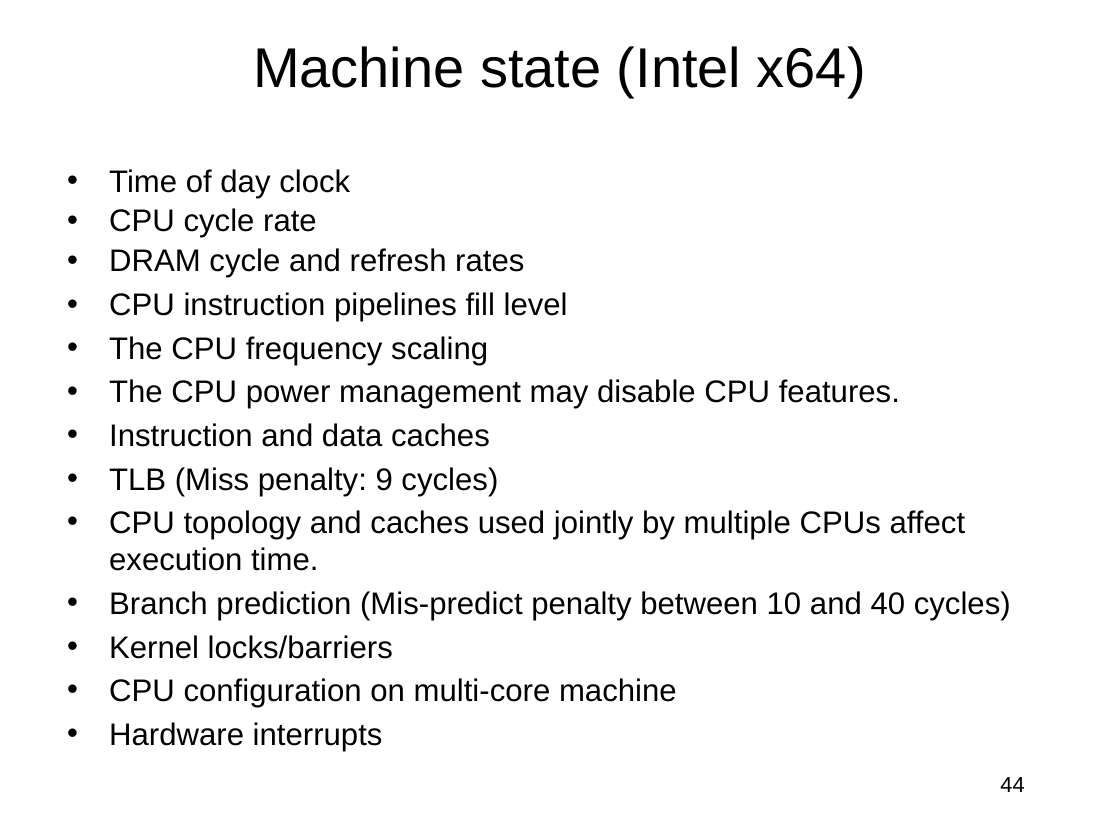
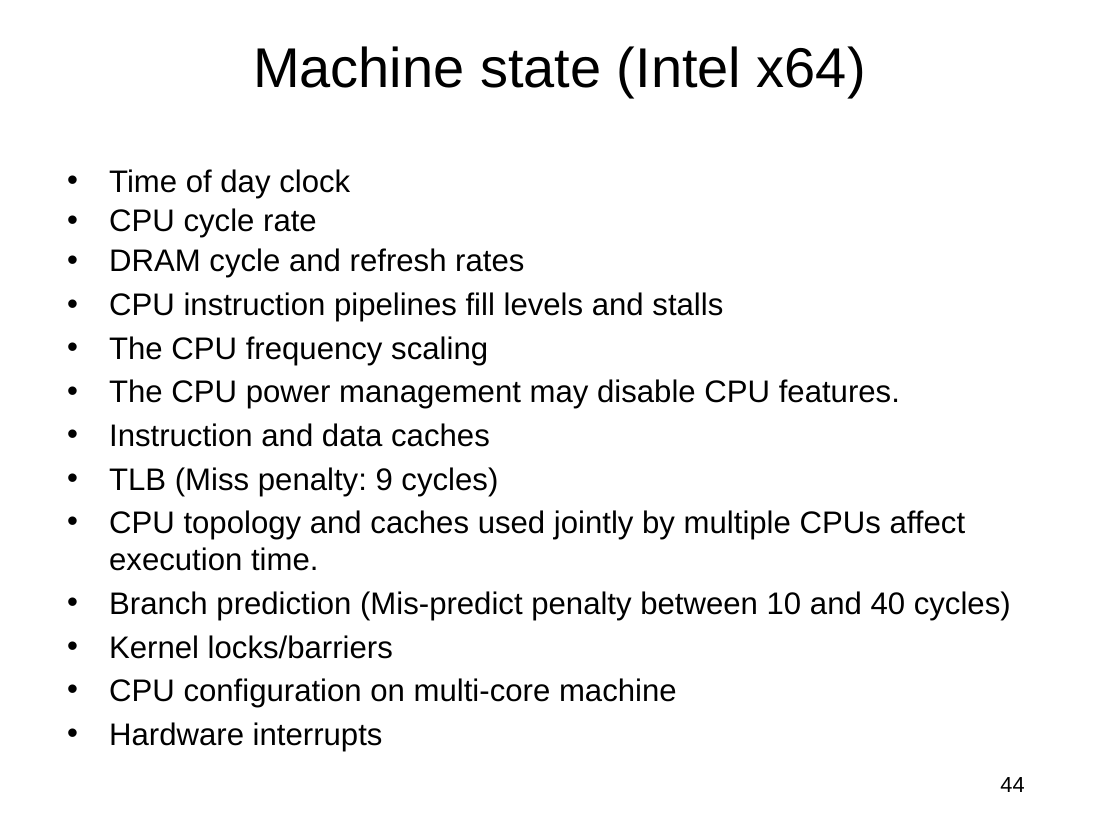
Before and after one commit to jlmucb/class_notes, a slide deck: slide 44 of BerkeleyClass/CS290Spring2013/Lectures/entropy_talk.pptx. Drawn at 1120x840 pixels with LibreOffice and Linux fonts; fonts in the diff are those of the drawing. Boxes give left, top, right and bottom in pixels: in the first picture for what was removed or moved away, otherwise in the second. Text is boxed around its words. In the diff, an @@ line names an element or a change of style, - is before the commit and + after.

```diff
--- a/BerkeleyClass/CS290Spring2013/Lectures/entropy_talk.pptx
+++ b/BerkeleyClass/CS290Spring2013/Lectures/entropy_talk.pptx
@@ text at [109,292,723,322]: text changed @@
-• CPU instruction pipelines fill level
+• CPU instruction pipelines fill levels and stalls
```
Also in this commit, not shown: 5 other slides changed, 1 other file.
